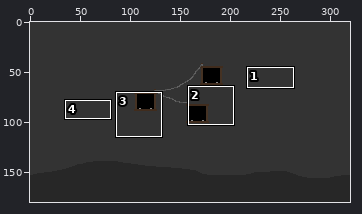
Edited in one commit: sprite sheet (res/playing_bg_img_2.png). Above, an overview of the earlier version with the close-up marked.
Close-up. As it was:
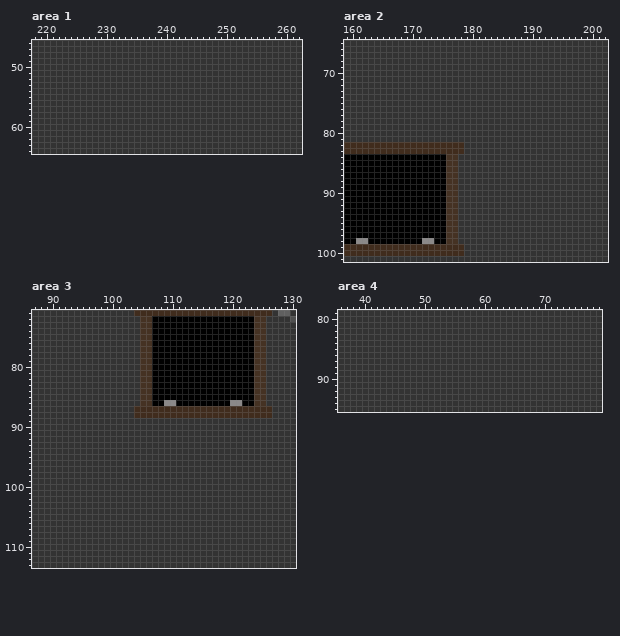
The file is 320x180 pixels. Colours within 5 levels of each other are drawn and written as one. Shown: area 1: x 218..262, y 46..64; area 2: x 159..202, y 65..101; area 3: x 87..130, y 71..113; area 4: x 36..79, y 79..95. The commit also changed other parts of the picture, which this record leaves out.
New version:
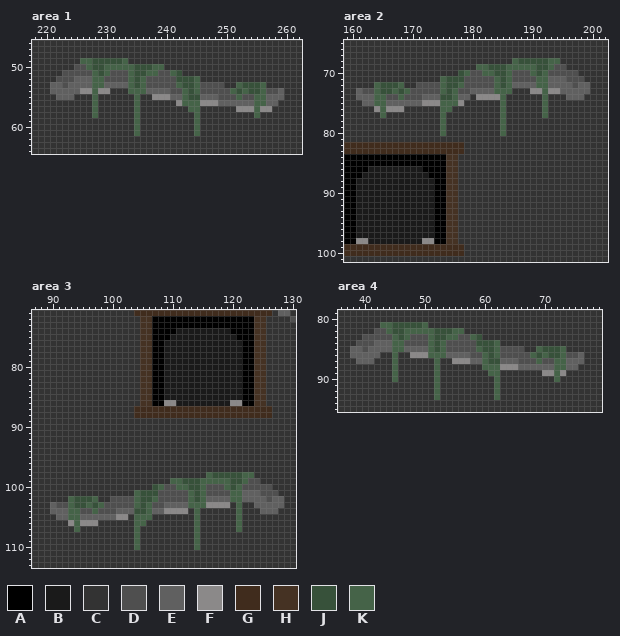
Palette (. is transparent): A #000000  B #1a1a1a  C #333333  D #4f4f4f  E #606060  F #8b8989  G #402c1d  H #453223  J #37513a  K #456348
The exact change:
Changed rows in their new state; - is an unchanged pixel.
Area 1:
first column x 221:
49 -----KKJJJJJK--------------------------
50 ----DDKJJKKKKKJJJKK--------------------
51 --DDDDDKJKDDDKJJKKDDKJ-----------------
52 -DDDEEEKKDDDDKJKDDDDDJJJK--------------
53 EEDEEEEKKEEEEKJKDDDDDKJJKDDDD--KJJJK---
54 EEEEEFFKFF---KKKEEEEDDKJKDDDDDKJKJJKDDE
55 -EEE---K------K--FFFEEKJJEEEDDDKDDKKEEE
56 -------K------K------FKKKFFFEEEEEEKKEE-
57 -------K------K--------KK------FFFKFF--
58 -------K------K---------K---------K----
59 --------------K---------K--------------
60 --------------K---------K--------------
61 --------------K---------K--------------
Area 2:
first column x 161:
 68 --------------------------KJJJJJKK-----
 69 --------------------KKJJJKKKKKJJKDD----
 70 -----------------JKDDKKJJKDDDKJKDDDDD--
 71 --------------KJJJDDDDDKJKDDDDKKEEEDDD-
 72 ---KJJJK--DDDDKJJKDDDDDKJKEEEEKKEEEEDEE
 73 EDDKJJKJKDDDDDKJKDDEEEEKKK---FFKFFEEEEE
 74 EEEKKDDKDDDEEEJJKEE-FFFFK------K---EEE-
 75 -EEKKEEEEEEFFFKKKF------K------K-------
 76 ---FKFFF------KK--------K------K-------
 77 ----K---------K---------K------K-------
 78 --------------K---------K--------------
 79 --------------K---------K--------------
 80 --------------K---------K--------------
first column x 161:
 86 --BBBBBBBBB--
 87 -BBBBBBBBBBB-
 88 BBBBBBBBBBBBB
 89 BBBBBBBBBBBBB
 90 BBBBBBBBBBBBB
 91 BBBBBBBBBBBBB
 92 BBBBBBBBBBBBB
 93 BBBBBBBBBBBBB
 94 BBBBBBBBBBBBB
 95 BBBBBBBBBBBBB
 96 BBBBBBBBBBBBB
 97 BBBBBBBBBBBBB
 98 --BBBBBBBBB--
Area 3:
first column x 109:
 74 --BBBBBBBBB--
 75 -BBBBBBBBBBB-
 76 BBBBBBBBBBBBB
 77 BBBBBBBBBBBBB
 78 BBBBBBBBBBBBB
 79 BBBBBBBBBBBBB
 80 BBBBBBBBBBBBB
 81 BBBBBBBBBBBBB
 82 BBBBBBBBBBBBB
 83 BBBBBBBBBBBBB
 84 BBBBBBBBBBBBB
 85 BBBBBBBBBBBBB
 86 --BBBBBBBBB--
first column x 90:
 98 --------------------------KJJJJJKK-----
 99 --------------------KKJJJKKKKKJJKDD----
100 -----------------JKDDKKJJKDDDKJKDDDDD--
101 --------------KJJJDDDDDKJKDDDDKKEEEDDD-
102 ---KJJJK--DDDDKJJKDDDDDKJKEEEEKKEEEEDEE
103 EDDKJJKJKDDDDDKJKDDEEEEKKKFFFF-K--EEEEE
104 EEEKKDDKDDDEEEJJKEEFFFF-K------K---EEE-
105 -EEKKEEEEEEFF-KKK-------K------K-------
106 ---FKFFF------KK--------K------K-------
107 ----K---------K---------K------K-------
108 --------------K---------K--------------
109 --------------K---------K--------------
110 --------------K---------K--------------
Area 4:
first column x 38:
81 -----KKJJJJJK--------------------------
82 ----DDKJJKKKKKJJJKK--------------------
83 --DDDDDKJKDDDKJJKKDDKJ-----------------
84 -DDDEEEKKDDDDKJKDDDDDJJJK--------------
85 EEDEEEEKKEEEEKJKDDDDDKJJKDDDD--KJJJK---
86 EEEEE--K--FFFKKKEEEEDDKJKDDDDDKJKJJKDDE
87 -EEE---K------K--FFFEEKJJEEEDDDKDDKKEEE
88 -------K------K-------KKKFFFEEEEEEKKEE-
89 -------K------K--------KK-------FFKF---
90 -------K------K---------K---------K----
91 --------------K---------K--------------
92 --------------K---------K--------------
93 --------------K---------K--------------
Boxes around the changes in both close-ups, in picture pixels (x1, y1, x2, y2):
changed: (50, 58, 284, 136)
changed: (356, 58, 590, 136)
changed: (356, 166, 434, 244)
changed: (164, 328, 242, 406)
changed: (50, 472, 284, 550)
changed: (350, 322, 584, 400)
